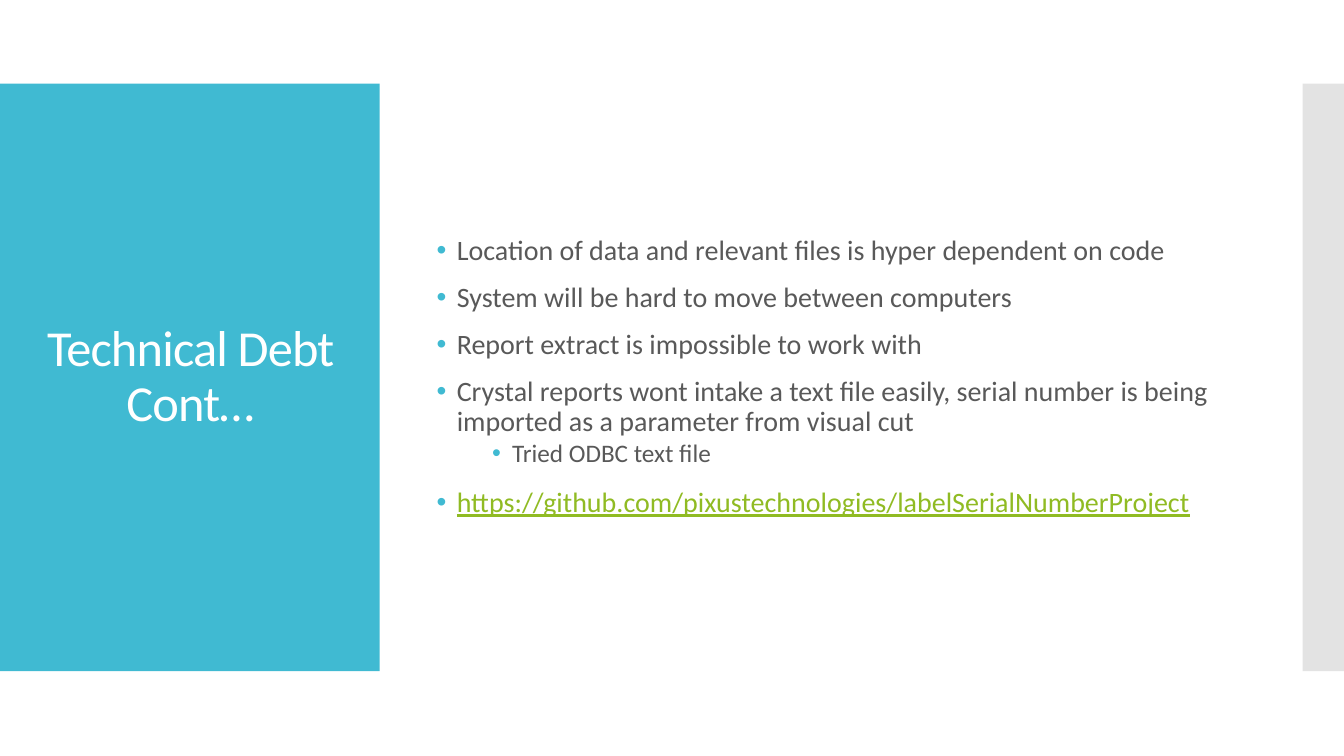
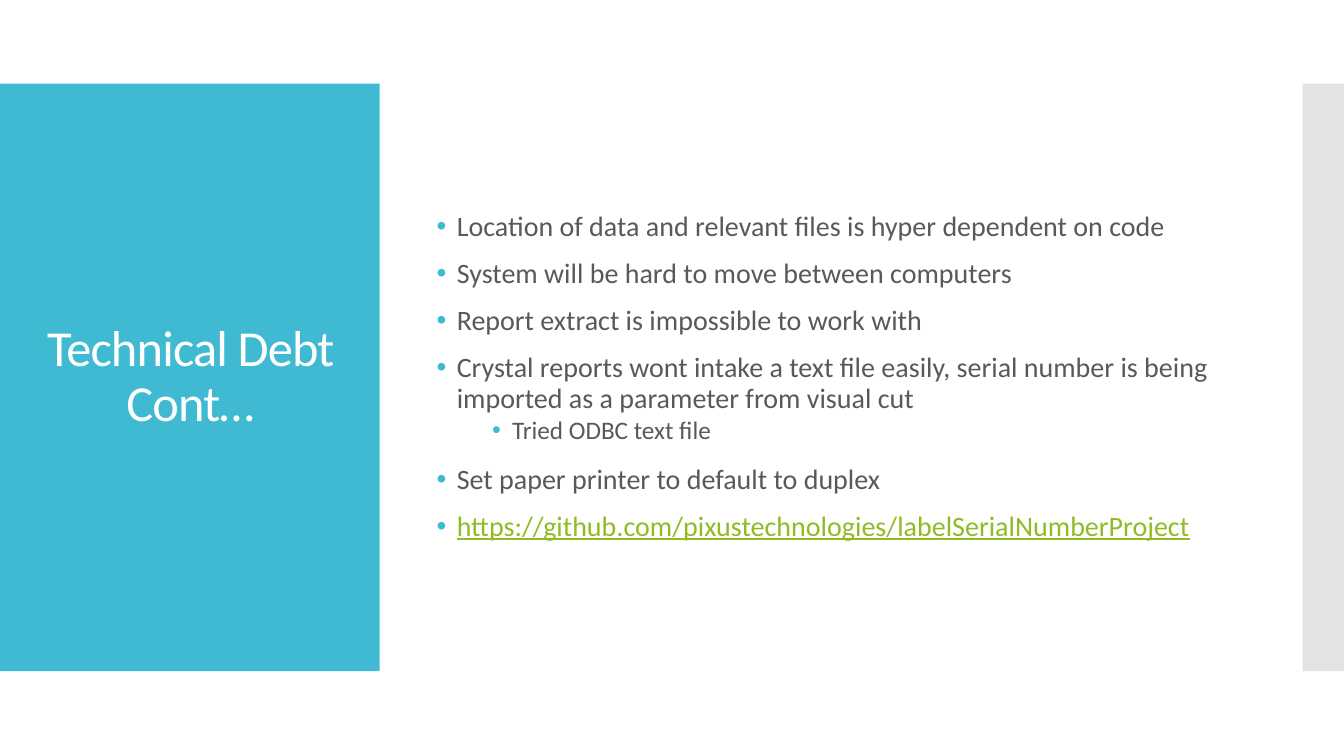
Before and after one commit to pixustechnologies/labelSerialNumberProject, a slide deck: slide 16 of LabelSerialNumberChangeProposal.pptx. Drawn at 1344x756 pixels with LibreOffice and Linux fonts; fonts in the diff are those of the drawing. Boxes give left, top, right and bottom in pixels: in the first picture for what was removed or moved away, otherwise in the second. Text is boxed around its words. In the diff, an @@ line names an element or a change of style, - is before the commit and + after.

```diff
--- a/LabelSerialNumberChangeProposal.pptx
+++ b/LabelSerialNumberChangeProposal.pptx
@@ text at [457,469,880,494]: paragraph added @@
+• Set paper printer to default to duplex
```
Also in this commit, not shown: 3 other slides changed, 11 other files.
